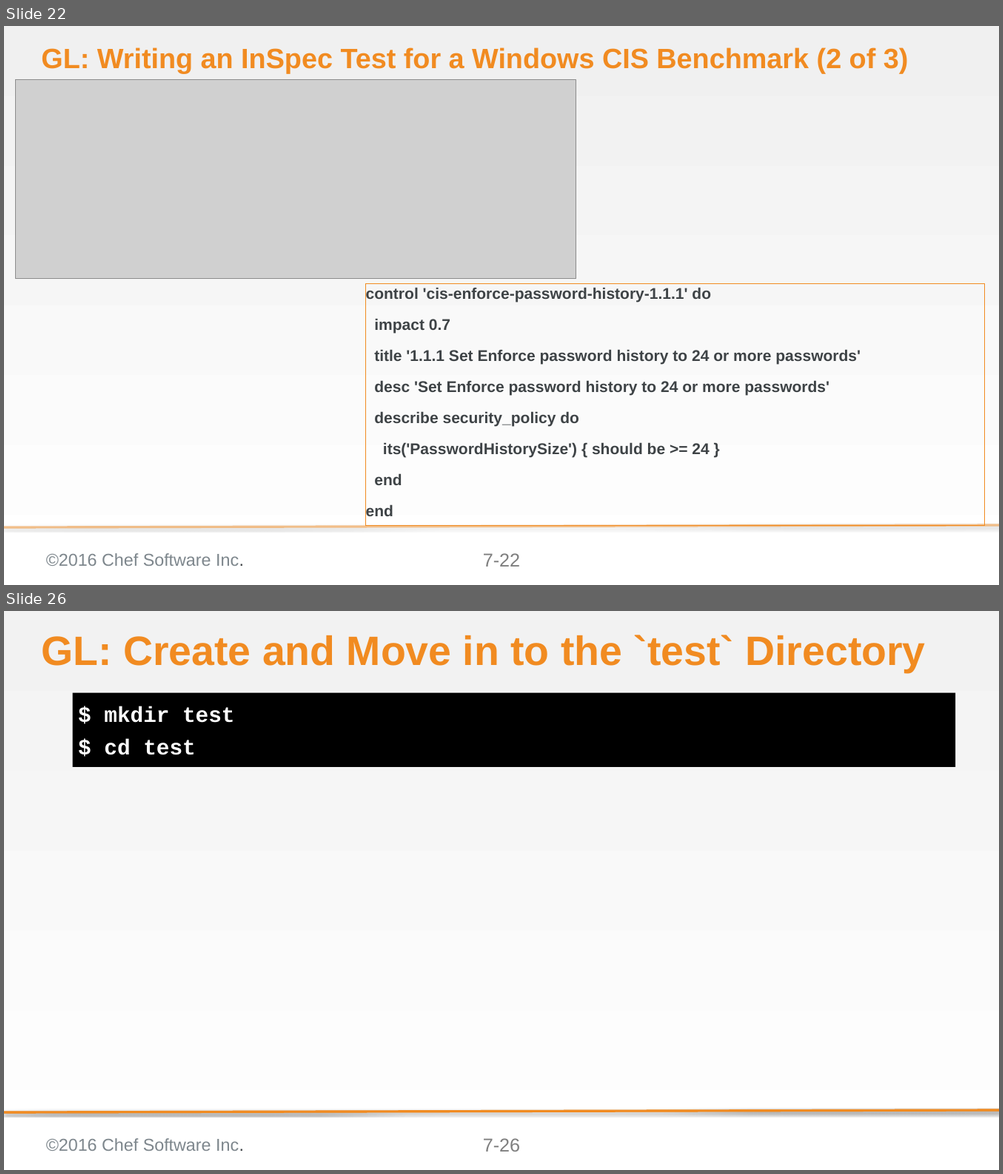
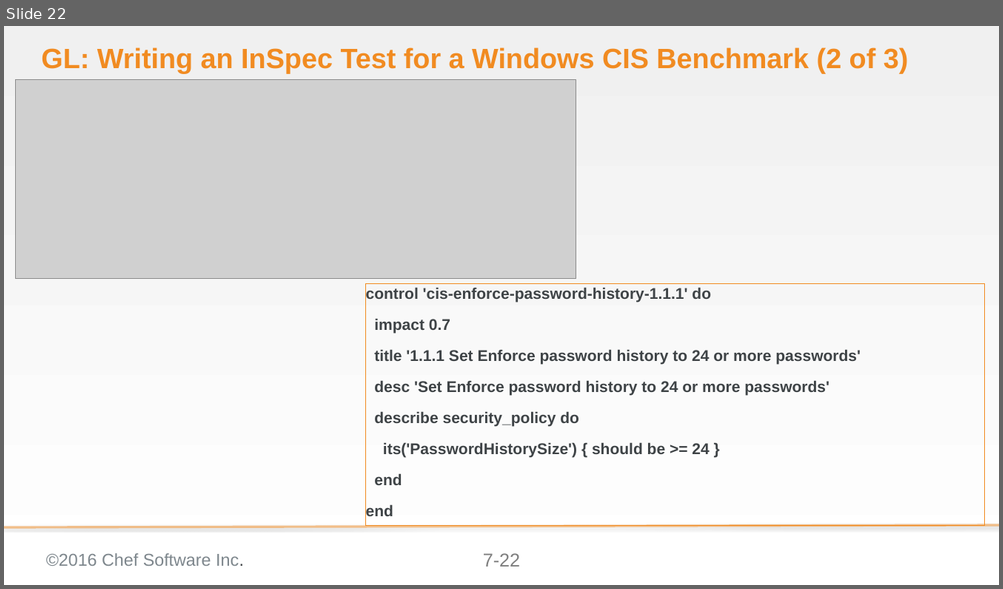
Before and after one commit to bchamby/chef-compliance-installation-configuration-operation, a slide deck: 07-compliance-frameworks-inspec.pptx. Shown one above the other, each under a label of ours: slides 22 and 26 before the commit, slide 22 after it; the slides between them are not shown. The pictures are 1003x1174 and 1003x589 pixels, drawn with LibreOffice and Linux fonts; fonts in the diff are those of the drawing; grey boxes stand for pictures; background and template pictures are left out. Boxes give left, top, right and bottom in pixels: in the first picture for what was removed or moved away, otherwise in the second. Text is boxed around its words. In the diff, an @@ line names an element or a change of style, - is before the commit and + after.

```diff
--- a/07-compliance-frameworks-inspec.pptx
+++ b/07-compliance-frameworks-inspec.pptx
@@ slide 26 removed at (x1=4, y1=611, x2=999, y2=1170), background gradient #F2F2F2 to #FFFFFF; not listed: 3 template elements that a slide beside it also shows @@
@@ title removed at (x1=41, y1=635, x2=925, y2=672) @@
-GL: Create and Move in to the `test` Directory
@@ text removed at (x1=73, y1=692, x2=955, y2=767) @@
-$ mkdir test
-$ cd test
@@ line removed from (999, 1111) to (4, 1113) @@
```
Also in this commit, not shown: 1 slide changed, 14 other slides removed, 3 other files.
